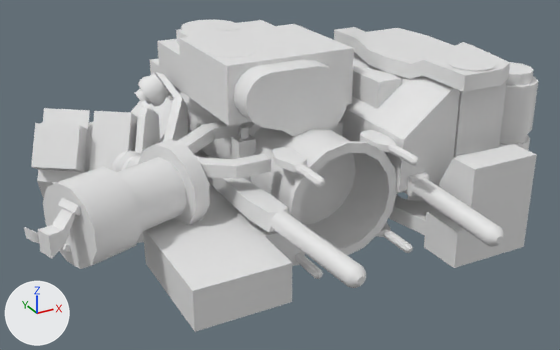
Two versions of the OBJ model app/models/Curiosity/armHead.obj, one commit apart.
The view is the same before and after, from a 50 mm camera at (-0.404, -0.777, 0.427) aimed at (-0.001, -0.045, 0.06). Every picture has the same lights, and +X, +Y and +Z are marked at lower left. Where no turn or scale is listed for an object, it has been applied to the vertices. Vertices at the same position are counted once.

The first picture shows 'MAHLI_Mesh.351'.
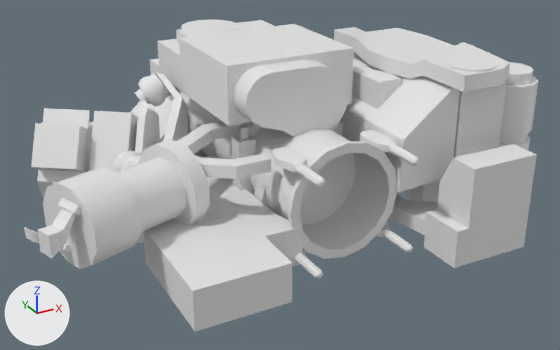
Location of each change, [x1, y1, x2, y2] in pixels of the pictures (560 x 350 px):
part 1 of me_mahli_mesh_351, deleted: before [403, 172, 504, 247]
part 2 of me_mahli_mesh_351, deleted: before [205, 157, 366, 288]

The edits, one by one:
me_mahli_mesh_351 is used by ob_mahli_mesh_351; location (0.0, 0.0, 0.0).
me_mahli_mesh_351 had 3309 vertices, 3205 faces and spanned x -0.306..0.336, y -0.327..0.251, z -0.03..0.213.
me_mahli_mesh_351 now has 3181 vertices, 3067 faces and spans x -0.306..0.336, y -0.26..0.251, z -0.03..0.213.
Part 1, on me_mahli_mesh_351:
64 vertices are removed from x 0.062..0.101, y -0.327..-0.067, z 0.078..0.099.
69 faces are deleted.
Part 2, on me_mahli_mesh_351:
64 vertices are removed from x -0.1..-0.068, y -0.324..-0.064, z 0.078..0.099.
69 faces are deleted.
